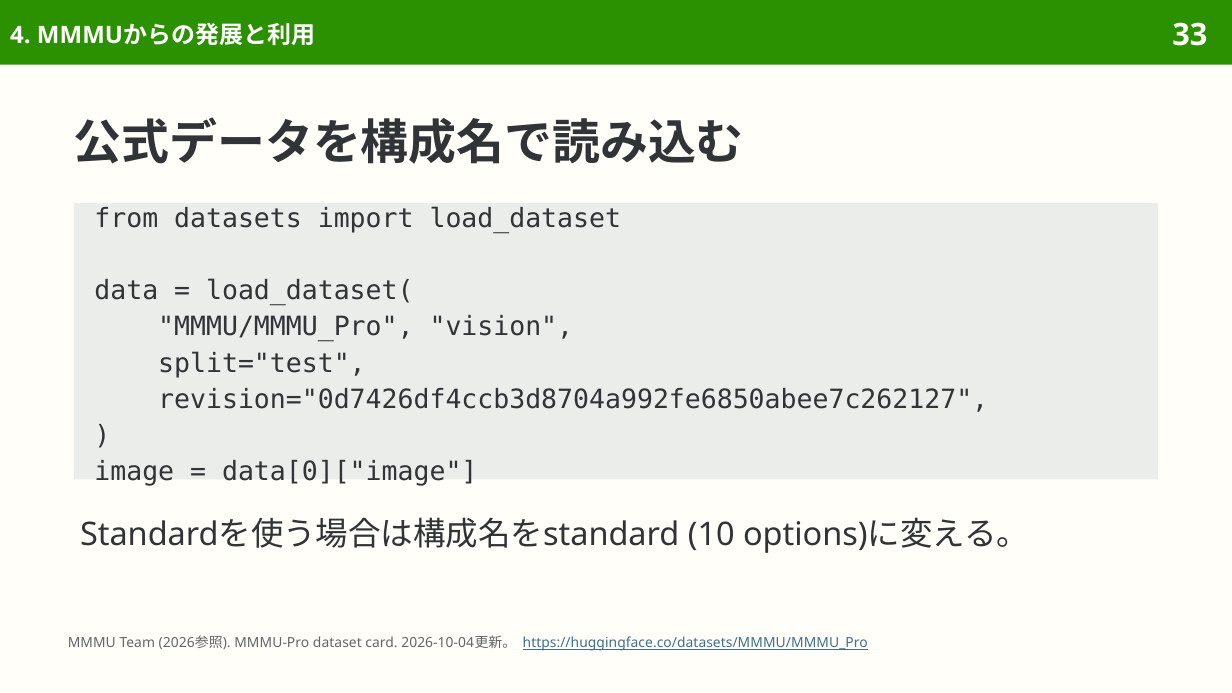
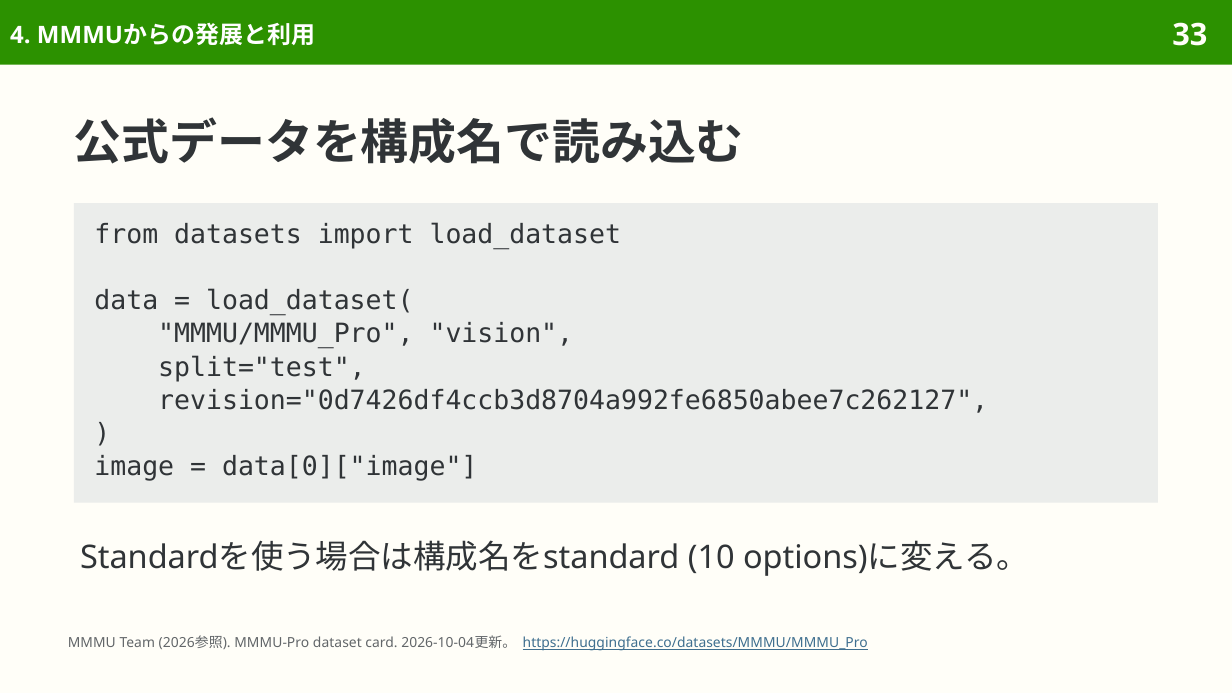
Before and after one commit to sasakiy84/datasets-in-10-minutes, a slide deck: slide 33 of slides/datasets-in-10-minutes-mmmu-pro.pptx. Drawn at 1232x693 pixels with LibreOffice and Linux fonts; fonts in the diff are those of the drawing. Boxes give left, top, right and bottom in pixels: in the first picture for what was removed or moved away, otherwise in the second. Text is boxed around its words. In the diff, an @@ line names an element or a change of style, - is before the commit and + after.

Commit message:
Fix MMMU-Pro code block overflow and strengthen layout review

```diff
--- a/slides/datasets-in-10-minutes-mmmu-pro.pptx
+++ b/slides/datasets-in-10-minutes-mmmu-pro.pptx
@@ rectangle "from datasets import load_dataset": place and size @@
-rectangle "from datasets import load_dataset" at <box>74,203,1158,479</box>
+rectangle "from datasets import load_dataset" at <box>74,203,1158,503</box>
@@ rectangle "from datasets import load_dataset" at <box>74,203,1158,503</box>: line spacing 1.14 to 19.4pt; vertical alignment middle to top @@
@@ text "Standardを使う場合は構成名をstandard (10 options)に変える。": place and size @@
-text "Standardを使う場合は構成名をstandard (10 options)に変える。" at <box>80,517,1029,553</box>
+text "Standardを使う場合は構成名をstandard (10 options)に変える。" at <box>80,540,1029,576</box>
```
Also in this commit, not shown: 1 other slide changed, 4 other files.
